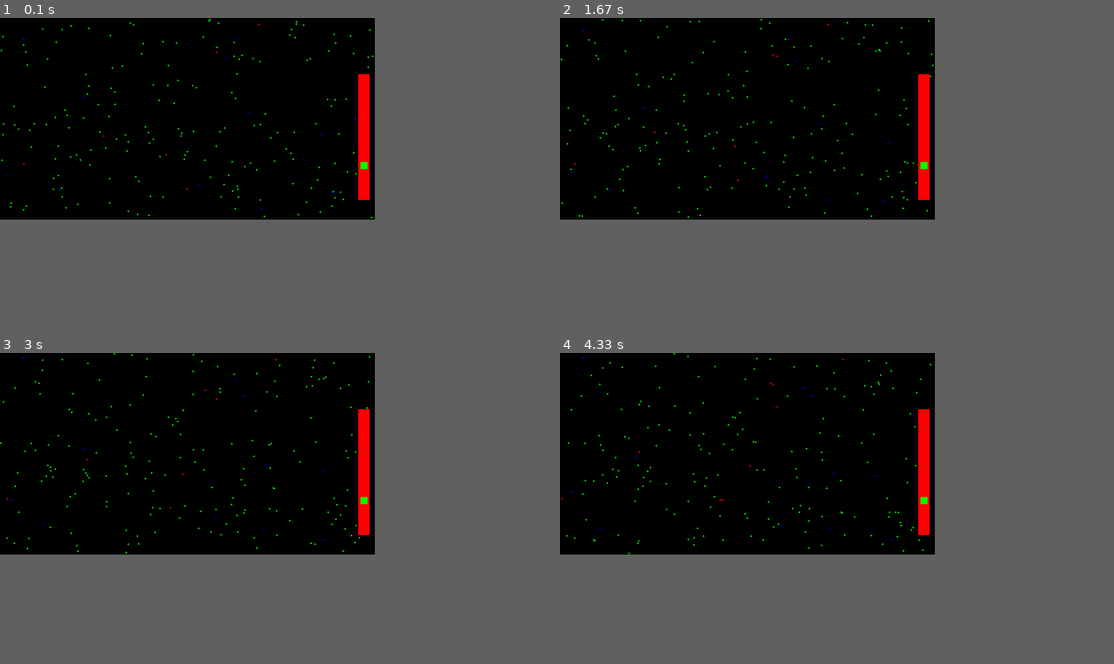
Above: before the commit, frames 1-4 (two rows, left to right).
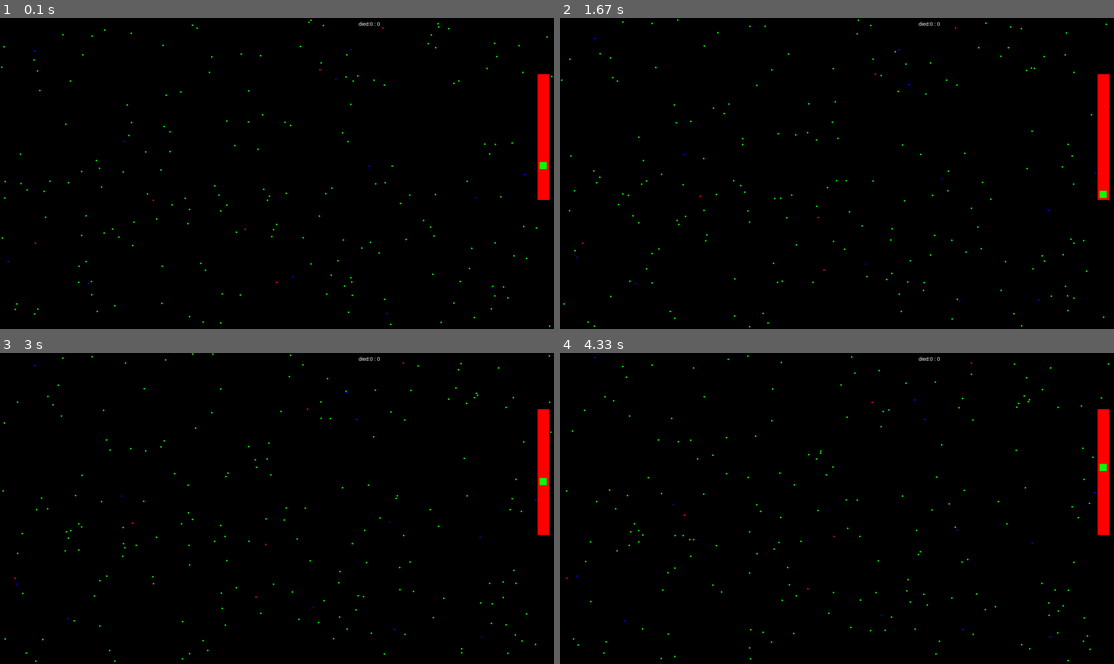
Above: after the commit, the same moments.

Repository: fleron19/PygameProject
Game: pygame game, started from main.py
The game is run twice, just before and just after one commit, with the same random seed, the same clock (stepped at 60 frames per second) and the same inputs.
Inputs (mouse positions are in pixels of both pictures, inside the frame that each line leads up to):
- Up to frame 1 (0.1 s): no input
- Up to frame 2 (1.67 s): press the mouse at (1102, 164) at 0.37 s; move the mouse to (958, 126) at 0.47 s; release the mouse at (814, 89) at 0.6 s; press the mouse at (1102, 89) at 0.7 s; move the mouse to (870, 176) at 0.8 s; release the mouse at (643, 263) at 0.93 s; press the mouse at (1102, 195) at 1.03 s; move the mouse to (914, 157) at 1.13 s; release the mouse at (720, 123) at 1.27 s; press the mouse at (1102, 123) at 1.37 s; move the mouse to (964, 204) at 1.47 s; release the mouse at (825, 285) at 1.6 s
- Up to frame 3 (3 s): press the mouse at (542, 530) at 1.7 s; move the mouse to (304, 514) at 1.8 s; release the mouse at (72, 499) at 1.93 s; press the mouse at (542, 499) at 2.53 s; move the mouse to (476, 489) at 2.63 s; release the mouse at (415, 480) at 2.77 s
- Up to frame 4 (4.33 s): press the mouse at (1102, 480) at 3.37 s; move the mouse to (886, 496) at 3.47 s; release the mouse at (670, 511) at 3.6 s; press the mouse at (1102, 511) at 4.2 s; move the mouse to (986, 468) at 4.3 s
The window is 609x328 before the commit and 900x506 after it. Grey fills any space a smaller window leaves; there, only what the larger window draws over its background counts as a difference.

The runs differ from the first frame. In frame 1, 2.6% of the frame differs, in the area x 0-100%, y 0-100%; in frame 2, 2.6%; in frame 3, 2.6%; in frame 4, 2.6%.

Commit message:
Добавлена заразность, смертность, срок болезни, сделано разрешение Full HD, добавлена строка с выздоровывшими/умершими людьми

Diff:
--- a/main.py
+++ b/main.py
@@ -1,6 +1,8 @@
 import pygame
 from random import randrange
 from math import sqrt
+
+font_name = pygame.font.match_font('arial')
 
 
 class virus():
@@ -10,6 +12,14 @@
         self.contagious = contagious  # заразность, шанс заражения
         self.term = term  # срок, после которого человек сам выздоравливает
         self.zona = zona  # зона вокруг заболевшего, в которой заражаются люди
+
+
+def draw_text(surf, text, size, x, y):
+    font = pygame.font.Font(font_name, size)
+    text_surface = font.render(text, True, 'WHITE')
+    text_rect = text_surface.get_rect()
+    text_rect.midtop = (x, y)
+    surf.blit(text_surface, text_rect)
 
 
 class person():
@@ -52,16 +62,18 @@
 
 
 if __name__ == '__main__':
-    virus = virus("простой вирус", 1, 1, 10, 5)
+    virus = virus("простой вирус", 50, 75, 15, 0)
     pygame.init()
     slpress = False
     radius = 3
     v = 200
-    x = 1250
+    x = 1870
+    fl = 0
+    died = 0
     y = 500
     xcd = 0
     ycd = 0
-    size = width, height = 1300, 700
+    size = width, height = 1920, 1080
     screen = pygame.display.set_mode(size)
     pygame.display.set_caption("игла вилус")
     running = True
@@ -81,6 +93,7 @@
                 if x < h[0] < x + 25 and y < h[1] < y + 25:
                     ycd = h[1] - y
                     slpress = True
+                    pygame.draw.rect(screen, 'RED', (1863, 195, 40, 437))
                     pygame.draw.rect(screen, 'GREEN', (x, y, 25, 25))
             if event.type == pygame.MOUSEMOTION and slpress:
                 screen.fill((0, 0, 0))
@@ -93,31 +106,39 @@
                     y = 200
                 v = (600 - y) * 2
                 pygame.draw.rect(screen, 'GREEN', (x, y, 25, 25))
-                pygame.draw.rect(screen, 'RED', (1242, 195, 40, 437))
+                pygame.draw.rect(screen, 'RED', (1863, 195, 40, 437))
                 pygame.display.flip()
             if event.type == pygame.MOUSEBUTTONUP and event.button == 1:
                 slpress = False
         screen.fill((0, 0, 0))
-        pygame.draw.rect(screen, 'RED', (1242, 195, 40, 437))
+        pygame.draw.rect(screen, 'RED', (1863, 195, 40, 437))
         pygame.draw.rect(screen, 'GREEN', (x, y, 25, 25))
         for man in people:
             man.change_coords()
             if man.color == "RED":
                 man.count += 1
-                if man.count == fps * 10:
+                if randrange(fps * virus.term * 0.2) / virus.mortality >= fps * virus.term - man.count * 0.5:
                     people.remove(man)
+                    died += 1
+                if man.count == fps * virus.term:
+                    man.color = "GREEN"
+                    fl += 1
                 for elem in people:
                     if elem.color == "GREEN":
                         dl = sqrt((man.coord[0] - elem.coord[0]) ** 2 + (man.coord[1] - elem.coord[1]) ** 2)
                         if radius * 2 + virus.zona >= dl:
-                            elem.color = "RED"
+                            a = randrange(100)
+                            print(round(a % virus.contagious) != 0, a, virus.contagious, a % virus.contagious)
+                            if round(a % virus.contagious) != 0:
+                                elem.color = "RED"
             if man.color == "BLUE":
                 for elem in people:
                     if elem.color == "RED":
                         dl = sqrt((man.coord[0] - elem.coord[0]) ** 2 + (man.coord[1] - elem.coord[1]) ** 2)
                         if radius * 2 >= dl:
                             elem.color = "GREEN"
-        pygame.draw.rect(screen, 'RED', (1242, 195, 40, 437))
+        draw_text(screen, 'died:' + str(died) + ' : ' + str(fl), 18, round(width / 1.5), 10)
+        pygame.draw.rect(screen, 'RED', (1863, 195, 40, 437))
         pygame.draw.rect(screen, 'GREEN', (x, y, 25, 25))
         pygame.display.flip()
         pygame.display.update()
